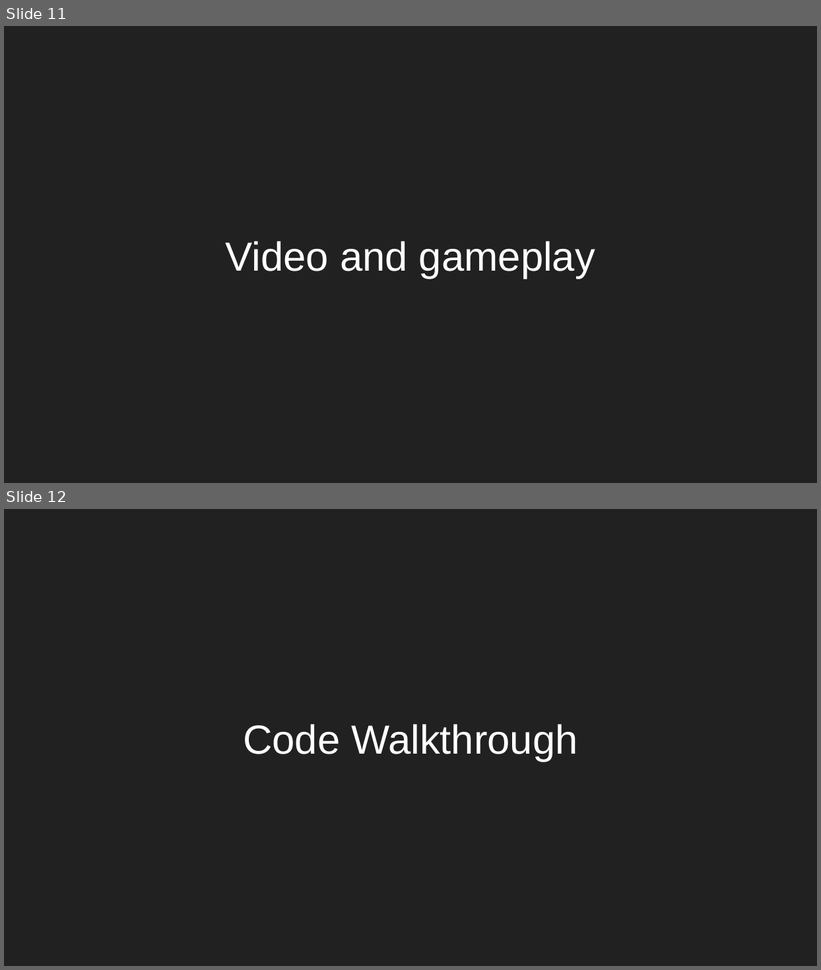
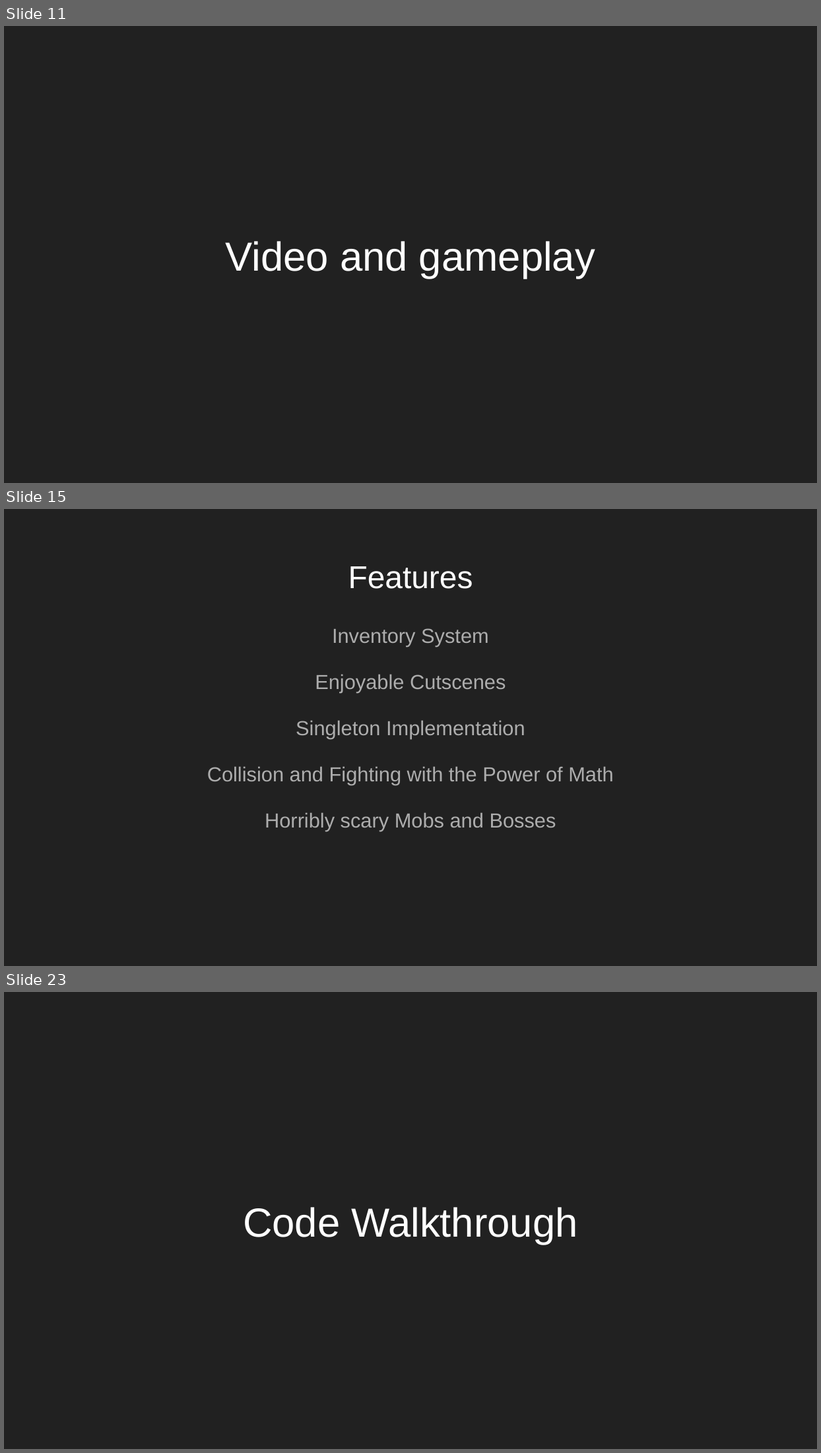
Before and after one commit to BuddhaProgram/SP2-PDEntertainment, a slide deck: ComGraphics/SP2 presentation.pptx. Shown one above the other, each under a label of ours: slides 11 and 12 before the commit, slides 11, 15 and 23 after it; the slides between them are not shown. The pictures are 821x970 and 821x1453 pixels, drawn with LibreOffice and Linux fonts; fonts in the diff are those of the drawing. Boxes give left, top, right and bottom in pixels: in the first picture for what was removed or moved away, otherwise in the second. Text is boxed around its words. In the diff, an @@ line names an element or a change of style, - is before the commit and + after.

```diff
--- a/ComGraphics/SP2 presentation.pptx
+++ b/ComGraphics/SP2 presentation.pptx
@@ slide 15 added at (x1=4, y1=509, x2=817, y2=966), background #212121 @@
@@ title added at (x1=349, y1=566, x2=473, y2=589), 28 pt, text #FFFFFF @@
+Features
@@ text added at (x1=207, y1=628, x2=613, y2=831), 18 pt, text #ADADAD @@
+Inventory System
+Enjoyable Cutscenes
+Singleton Implementation
+Collision and Fighting with the Power of Math
+Horribly scary Mobs and Bosses
@@ what was slide 12 is now slide 23 @@
```
Also in this commit, not shown: 12 other slides added.
